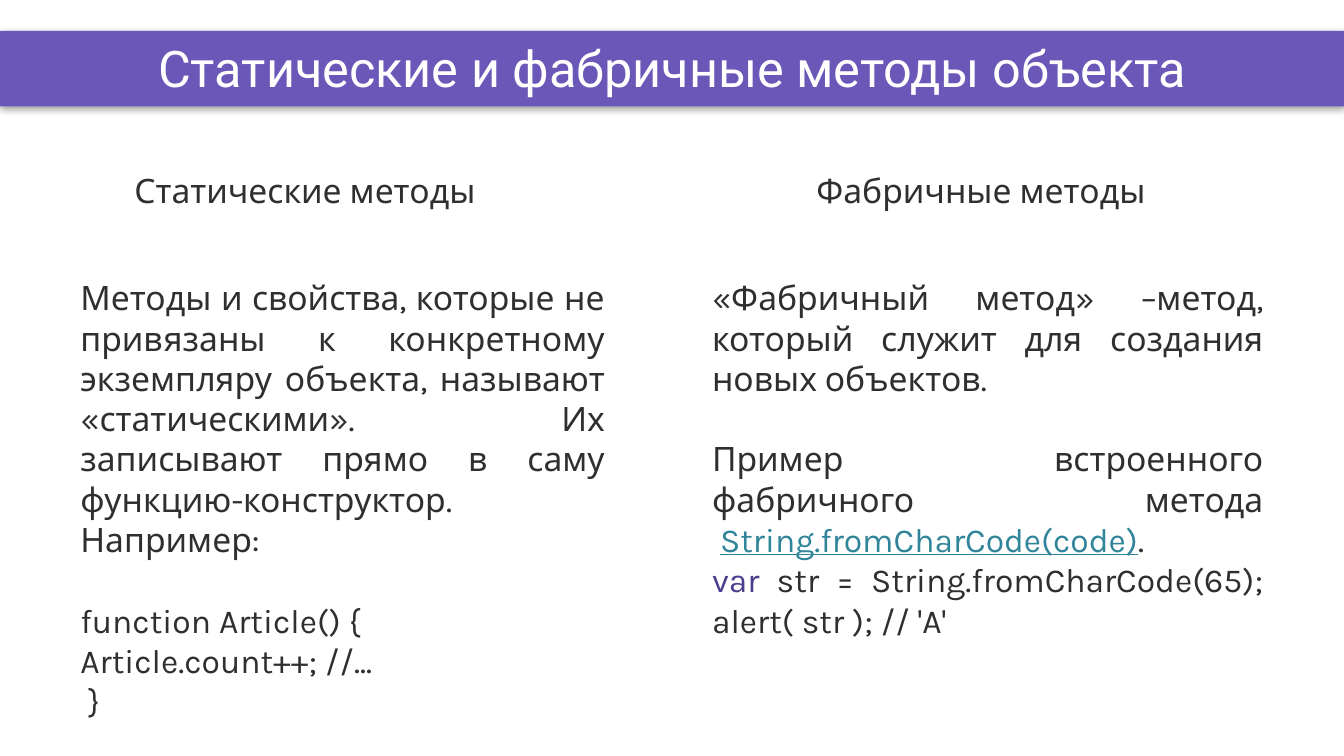
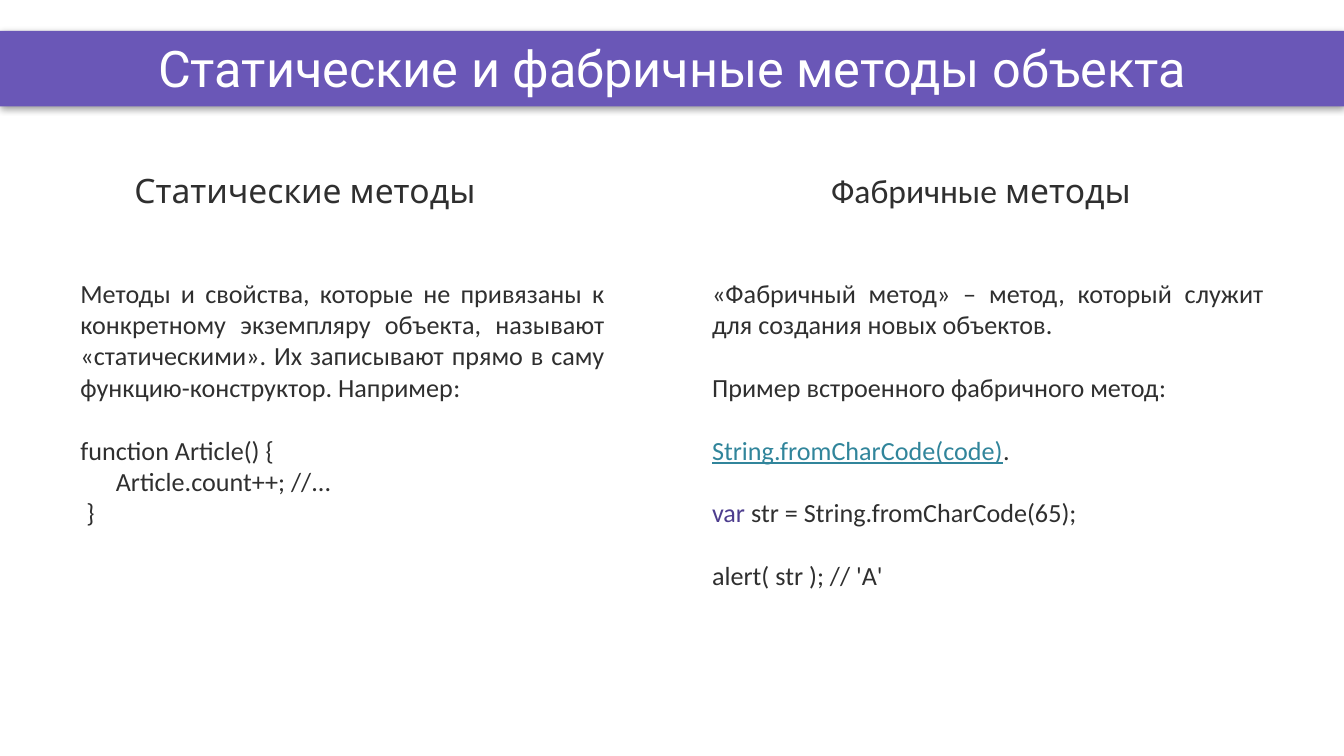
Before and after one commit to DinamickaDevelopment/Ignite-1, a slide deck: slide 5 of lesson_3/Presentation/Object_methods.pptx. Drawn at 1344x756 pixels with LibreOffice and Linux fonts; fonts in the diff are those of the drawing; background and template pictures are left out. Boxes give left, top, right and bottom in pixels: in the first picture for what was removed or moved away, otherwise in the second. Text is boxed around its words. In the diff, an @@ line names an element or a change of style, - is before the commit and + after.

```diff
--- a/lesson_3/Presentation/Object_methods.pptx
+++ b/lesson_3/Presentation/Object_methods.pptx
@@ text "Фабричные методы" at (831, 180, 1131, 210): font Karla to Calibri in "Фабричные" @@
@@ text "Методы и свойства, которые не ..." at (80, 285, 604, 494): size 18 to 14 pt, font Karla to Calibri @@
@@ text at (712, 285, 1264, 589): text changed; size 18 to 14 pt; font Karla to Calibri @@
-«Фабричный метод» –метод, который служит для создания новых объектов.
-Пример встроенного фабричного метода String.fromCharCode(code).
-var str = String.fromCharCode(65); alert( str ); // 'A'
+«Фабричный метод» – метод, который служит для создания новых объектов.
+Пример встроенного фабричного метод:
+String.fromCharCode(code).
+var str = String.fromCharCode(65);
+alert( str ); // 'A'
```
Also in this commit, not shown: 3 other slides changed, 19 other files.
